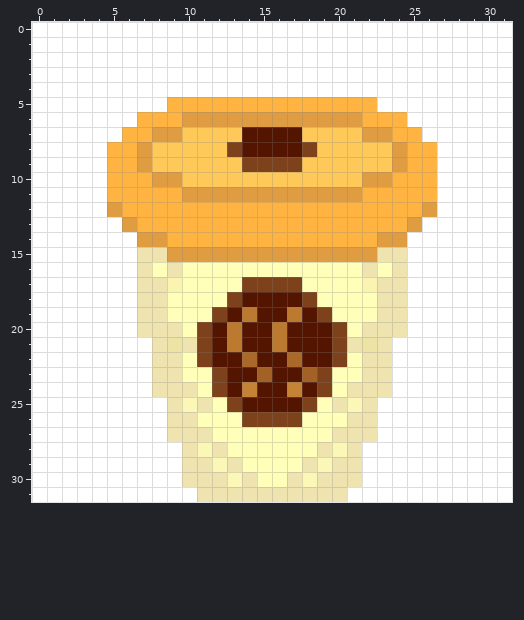
Two states of a pixel-art sprite, coffee.png. The first picture shows the starting point.
The file is 128x128 pixels, drawn in blocks of 4x4; one block is one cell here. Colours within 5 levels of each other are drawn and written as one.
Now the later version:
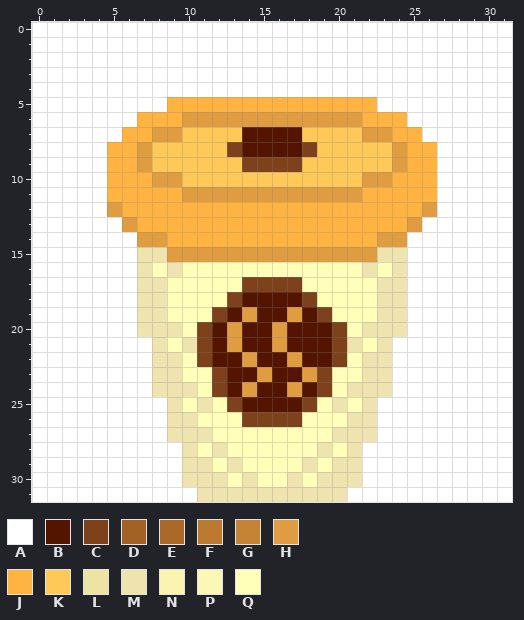
Palette (. is transparent): A #ffffff  B #531500  C #7d411c  D #a26125  E #ab6929  F #bc7a31  G #c58335  H #df9c41  J #ffb441  K #ffc959  L #ece3a5  M #efe4b0  N #faf4b0  P #fbf8b7  Q #ffffb9
Diff:
@@ x 7..24 @@
 16 MQMQQQQQQQQQQQQMQM
-17 MMNQQQQCCCCQQQQNMM
+17 MMQQQQQCCCCQQQQQMM
 18 MMQQQQCBBBBCQQQQMM
-19 MMQQQCBFBBFBCQQQMM
-20 MMMQCBFBBFBBBCQMMM
-21 AMLMCBFBBFBBBCMLMA
-22 AMMQCBBEBBEBBCQMMA
-23 AMMQQCBBDBBDCQQMMA
-24 AMMMQCBGBBGBCQMMMA
-25 AAMPMQCBBBBCQMPMAA
+19 MMQQQCBHBBHBCQQQMM
+20 MMMQCBHBBHBBBCQMMM
+21 AMQMCBHBBHBBBCMQMA
+22 AMMQCBBHBBHBBCQMMA
+23 AMMQQCBBHBBHCQQMMA
+24 AMMMQCBHBBHBCQMMMA
+25 AAMQMQCBBBBCQMQMAA
 26 AAMMQQQCCCCQQQMMAA
 27 AAMMMQQQQQQQQMMMAA
-28 AAAMPMQQQQQQMPMAAA
-29 AAAMMPMQQQQMPMMAAA
-30 AAAMMMPMQQMPMMMAAA
+28 AAAMQMQQQQQQMQMAAA
+29 AAAMMQMQQQQMQMMAAA
+30 AAAMMMQMQQMQMMMAAA
 31 AAAAMMMMMMMMMMAAAA
Boxes around the changes in both pictures, in picture pixels (x1, y1, x2, y2):
changed: (167, 277, 377, 487)
